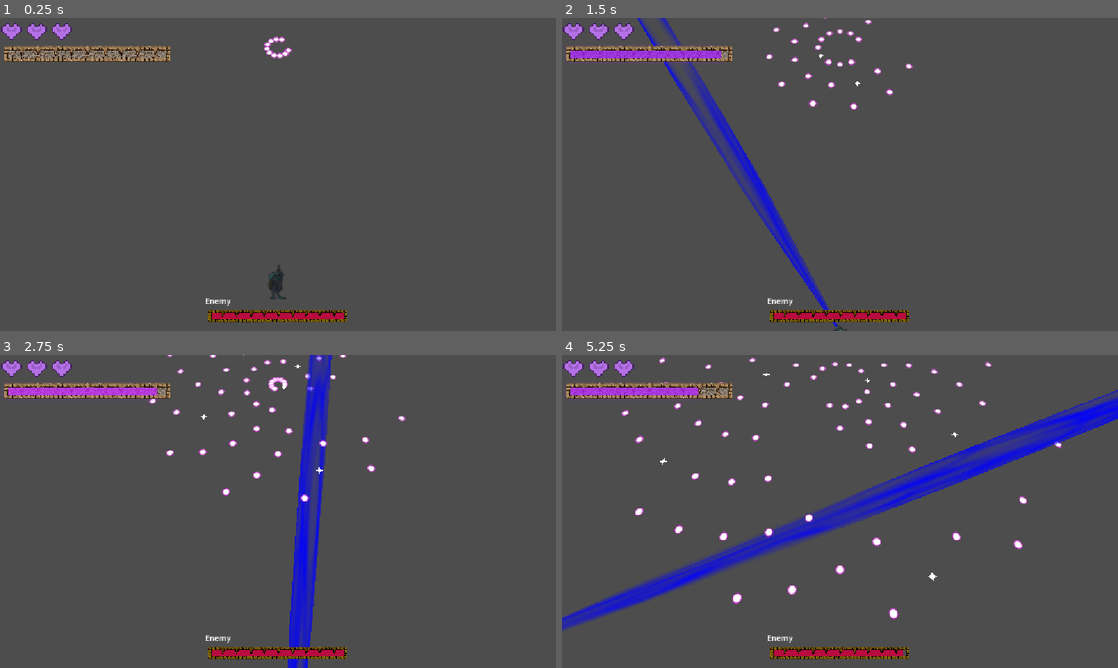
Above: before the commit, frames 1-4 (two rows, left to right).
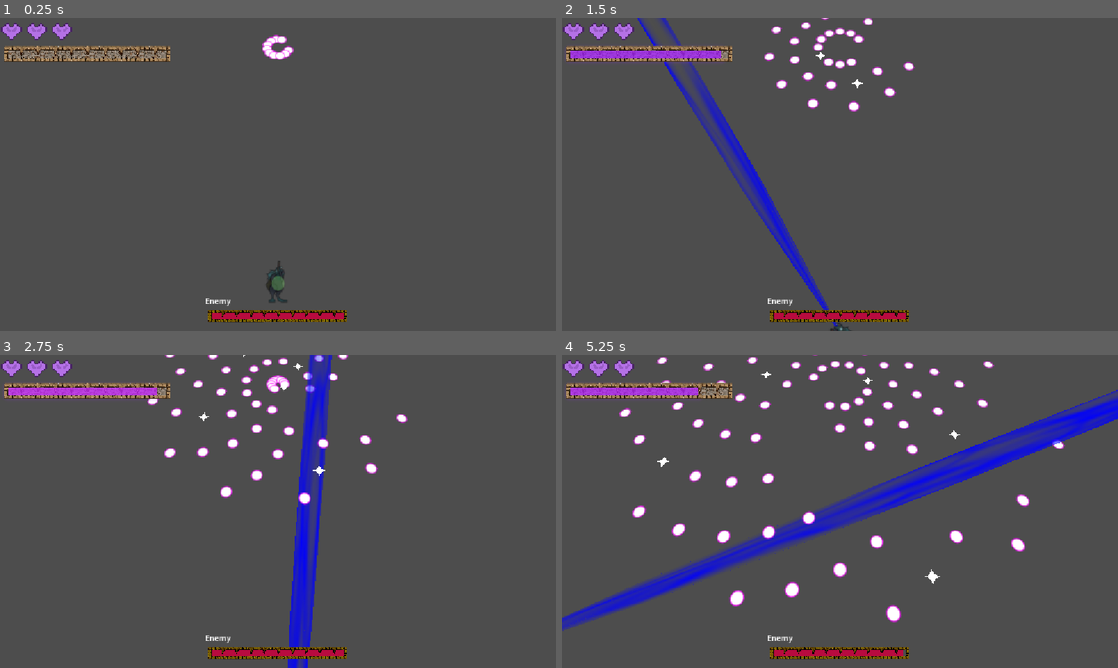
Above: after the commit, the same moments.

Repository: etbay/2026-crimson-game-jam
Game: Godot game, scene res://main.tscn
The game is run twice, just before and just after one commit, with the same random seed, the same clock (stepped at 60 frames per second) and the same inputs.
Inputs (mouse positions are in pixels of both pictures, inside the frame that each line leads up to):
- Up to frame 1 (0.25 s): no input
- Up to frame 2 (1.5 s): tap Enter at 0.5 s; move the mouse to (962, 158) at 0.52 s; hold Q (beast_mode) 0.53-1.28 s; tap Space (dash) at 0.6 s; move the mouse to (728, 190) at 1.27 s; hold S (down) from 1.28 s (still down); right-click (728, 190) at 1.35 s
- Up to frame 3 (2.75 s): move the mouse to (333, 442) at 2.02 s; release S (down) at 2.03 s; hold Q (beast_mode) from 2.03 s (still down); click (333, 442) at 2.1 s
- Up to frame 4 (5.25 s): move the mouse to (812, 574) at 2.77 s; release Q (beast_mode) at 2.78 s; hold W (up) 2.78-3.53 s; tap one key every 0.75 s from 2.85 s: H B N J; move the mouse to (1006, 558) at 3.52 s; hold A (left) 3.53-5.03 s; move the mouse to (673, 464) at 4.27 s; move the mouse to (867, 511) at 5.02 s; hold S (down) from 5.03 s (still down)

The runs differ from the first frame. In frame 1, 0.4% of the frame differs, in the area x 47-53%, y 5-92%; in frame 2, 1.0%; in frame 3, 1.6%; in frame 4, 2.8%, in the area x 10-91%, y 0-86%.

Commit message:
done with transition

Diff:
--- a/2026-crimson-game-jam/bullet_resources/bullet_data/ring_test_bullet_data.tres
+++ b/2026-crimson-game-jam/bullet_resources/bullet_data/ring_test_bullet_data.tres
@@ -6,6 +6,6 @@
 script = ExtResource("1_shvhg")
 bullet_speed = 2.0
 bullet_accel = -0.18
-bullet_size = 0.125
+bullet_size = 0.2
 bullet_lifetime = 12.0
 metadata/_custom_type_script = "uid://c8s5d80ydvhv6"
--- a/2026-crimson-game-jam/bullet_resources/bullet_patterns/ring_test_pattern.tres
+++ b/2026-crimson-game-jam/bullet_resources/bullet_patterns/ring_test_pattern.tres
@@ -5,7 +5,7 @@
 
 [resource]
 script = ExtResource("1_tuevl")
-bullet_count = 15
+bullet_count = 17
 angle_step_deg = 15.0
 bullet_data = ExtResource("1_mvnbu")
 fire_interval = 2.0
--- a/2026-crimson-game-jam/scenes/camera_env.tres
+++ b/2026-crimson-game-jam/scenes/camera_env.tres
@@ -2,7 +2,8 @@
 
 [resource]
 glow_enabled = true
-glow_intensity = 1.2
+glow_intensity = 0.8
+glow_strength = 0.6
 glow_bloom = 0.15
 glow_blend_mode = 0
 glow_hdr_threshold = 1.3
--- a/2026-crimson-game-jam/scenes/cthulhu.tscn
+++ b/2026-crimson-game-jam/scenes/cthulhu.tscn
@@ -26,7 +26,7 @@
 [node name="Phase1" type="Node3D" parent="." unique_id=675144167]
 script = ExtResource("3_6t8ut")
 attacks = Array[ExtResource("4_0d1ap")]([ExtResource("5_i4ntx"), ExtResource("6_6qg0e"), ExtResource("7_g3332"), ExtResource("8_fn2yk"), ExtResource("9_tnm61")])
-center = Vector3(0, 0, 10)
+center = Vector3(0, 0, 6.867)
 metadata/_custom_type_script = "uid://c1xw7eo4un7k8"
 
 [node name="Phase2" type="Node3D" parent="." unique_id=1659034627]
--- a/2026-crimson-game-jam/scenes/game_scene.tscn
+++ b/2026-crimson-game-jam/scenes/game_scene.tscn
@@ -5,6 +5,7 @@
 [ext_resource type="Script" uid="uid://b737qjmuwdsq2" path="res://scenes/player_cam.gd" id="2_mw25s"]
 [ext_resource type="Texture2D" uid="uid://b820emx60by1" path="res://assets/art/floorarena.png" id="3_ldkr4"]
 [ext_resource type="Script" uid="uid://dbkj3qoa8l0kv" path="res://scripts/bullets/bullet_pool.gd" id="3_utbpp"]
+[ext_resource type="Texture2D" uid="uid://cbfry63n61gu5" path="res://assets/art/dominik-redmer-arena-sml.png" id="4_liy57"]
 [ext_resource type="Script" uid="uid://c1xw7eo4un7k8" path="res://scripts/boss/boss.gd" id="4_mw25s"]
 [ext_resource type="Script" uid="uid://dyoedp32mh0ce" path="res://scripts/bullets/bullet_attack.gd" id="5_tcjrq"]
 [ext_resource type="PackedScene" uid="uid://dg4s3l487twfo" path="res://scenes/hud.tscn" id="7_tqxxy"]
@@ -54,16 +55,52 @@
 environment = ExtResource("1_b5spy")
 fov = 90.0
 script = ExtResource("2_mw25s")
-target_cam_position = Vector3(0, 7.879, -2.661)
+target_cam_position = Vector3(0, 7, -2.661)
 
-[node name="Sprite3D" type="Sprite3D" parent="." unique_id=393587440]
-transform = Transform3D(0.1, 0, 0, 0, -4.371139e-09, -0.1, 0, 0.1, -4.371139e-09, 0, 0, -6.85)
+[node name="Floor" type="Sprite3D" parent="." unique_id=393587440]
+transform = Transform3D(0.095, 0, 0, 0, -4.152582e-09, -0.095, 0, 0.095, -4.152582e-09, 0, 0, -6.85)
 pixel_size = 0.1
 render_priority = -10
 texture = ExtResource("3_ldkr4")
 
+[node name="Floor2" type="Sprite3D" parent="." unique_id=706416309]
+transform = Transform3D(0.1, 0, 0, 0, -4.371139e-09, -0.1, 0, 0.1, -4.371139e-09, 1.0001602, 0, -6.85)
+pixel_size = 0.1
+render_priority = -11
+texture = ExtResource("4_liy57")
+
+[node name="Floor3" type="Sprite3D" parent="." unique_id=1108304030]
+transform = Transform3D(0.1, 0, 0, 0, -4.371139e-09, -0.1, 0, 0.1, -4.371139e-09, -28.947153, 0, -6.85)
+pixel_size = 0.1
+render_priority = -11
+texture = ExtResource("4_liy57")
+
+[node name="Floor4" type="Sprite3D" parent="." unique_id=748527777]
+transform = Transform3D(0.1, 0, 0, 0, -4.371139e-09, -0.1, 0, 0.1, -4.371139e-09, 30.0248, 0, -6.85)
+pixel_size = 0.1
+render_priority = -11
+texture = ExtResource("4_liy57")
+
+[node name="Floor5" type="Sprite3D" parent="." unique_id=1627597956]
+transform = Transform3D(0.1, 0, 0, 0, -4.371139e-09, -0.1, 0, 0.1, -4.371139e-09, 1.0001602, 0, 26.542776)
+pixel_size = 0.1
+render_priority = -11
+texture = ExtResource("4_liy57")
+
+[node name="Floor6" type="Sprite3D" parent="." unique_id=2123239952]
+transform = Transform3D(0.1, 0, 0, 0, -4.371139e-09, -0.1, 0, 0.1, -4.371139e-09, -28.947153, 0, 26.542776)
+pixel_size = 0.1
+render_priority = -11
+texture = ExtResource("4_liy57")
+
+[node name="Floor7" type="Sprite3D" parent="." unique_id=506306604]
+transform = Transform3D(0.1, 0, 0, 0, -4.371139e-09, -0.1, 0, 0.1, -4.371139e-09, 30.0248, 0, 26.542776)
+pixel_size = 0.1
+render_priority = -11
+texture = ExtResource("4_liy57")
+
 [node name="CharacterBody3D" parent="." unique_id=32883367 instance=ExtResource("2_b5spy")]
-transform = Transform3D(1.2, 0, 0, 0, 0.3105829, 1.159111, 0, -1.159111, 0.3105829, 0, 0, 6.568077)
+transform = Transform3D(1, 0, 0, 0, 0.25881907, 0.9659258, 0, -0.9659258, 0.25881907, 0, 0, 6.568077)
 
 [node name="BulletPool" type="Node3D" parent="." unique_id=12835276]
 script = ExtResource("3_utbpp")
@@ -120,7 +157,7 @@
 outline_render_priority = 0
 text = "Press Right Click to Parry Yellow Bullets!"
 font = SubResource("SystemFont_s76x2")
-font_size = 13
+font_size = 30
 outline_size = 15
 
 [node name="WASDPrompt" type="Label3D" parent="TutorialBossNode3D" unique_id=665860429]
@@ -131,7 +168,7 @@
 outline_render_priority = 0
 text = "WASD to move!"
 font = SubResource("SystemFont_77hjl")
-font_size = 13
+font_size = 30
 outline_size = 15
 
 [node name="Enemy" type="Area3D" parent="TutorialBossNode3D" unique_id=1137512781]
--- a/2026-crimson-game-jam/scenes/player.tscn
+++ b/2026-crimson-game-jam/scenes/player.tscn
@@ -23,13 +23,14 @@
 [ext_resource type="Texture2D" uid="uid://gv25u83cbqrg" path="res://assets/animations/legs/walk/Walk color_011.png" id="19_wnwbv"]
 [ext_resource type="Texture2D" uid="uid://7ejo5yebx6m0" path="res://assets/art/parry_curve.png" id="21_i4ail"]
 [ext_resource type="Script" uid="uid://cjguahoyl58xu" path="res://scenes/player_hurtbox.gd" id="22_a38lo"]
+[ext_resource type="Texture2D" uid="uid://bbyq6hqw3uhul" path="res://assets/art/bullet.png" id="24_l71n6"]
 
 [sub_resource type="Gradient" id="Gradient_4ni07"]
 offsets = PackedFloat32Array(0, 0.34960422, 0.6741425, 1)
 colors = PackedColorArray(0, 0, 1, 1, 0.8439093, 0.3825628, 1, 1, 1, 0, 0.60038817, 1, 0.976762, 0.14758715, 1.92523e-07, 1)
 
 [sub_resource type="CapsuleShape3D" id="CapsuleShape3D_7mycd"]
-radius = 0.2084961
+radius = 0.12
 height = 0.53623044
 
 [sub_resource type="SpriteFrames" id="SpriteFrames_qhqgy"]
@@ -161,6 +162,7 @@
 shape = SubResource("CapsuleShape3D_7mycd")
 
 [node name="PlayerSprite" type="Sprite3D" parent="." unique_id=1639550142 node_paths=PackedStringArray("player")]
+transform = Transform3D(1.2, 0, 0, 0, 1.2, 0, 0, 0, 1.2, 0, 0, 0)
 billboard = 1
 script = ExtResource("2_g2els")
 player = NodePath("..")
@@ -212,4 +214,10 @@
 transform = Transform3D(-4.371139e-08, -1, 0, 1, -4.3711413e-08, 0, 0, -8.881784e-16, 1, 12.1525, 1.1920929e-07, 0)
 shape = SubResource("CapsuleShape3D_4ni07")
 
+[node name="Hitbox Indicator" type="Sprite3D" parent="." unique_id=251789229]
+transform = Transform3D(0.02, 0, 0, 0, -0.019318515, -0.0051763826, 0, 0.0051763826, -0.019318515, 0, 0, 0)
+modulate = Color(0.5673491, 1, 0.4890517, 0.27450982)
+render_priority = 100
+texture = ExtResource("24_l71n6")
+
 [editable path="Laser/Node3D"]
--- a/2026-crimson-game-jam/scripts/player/player.gd
+++ b/2026-crimson-game-jam/scripts/player/player.gd
@@ -59,7 +59,6 @@
 var input_override_dir : Vector3 = Vector3.ZERO
 
 var shoot_timer: Timer
-
 func damage() -> void:
 	if vulnerable:
 		# Delete nearby bullets
Binary file removed: 2026-crimson-game-jam/assets/art/dominik-redmer-arena-sml.png
